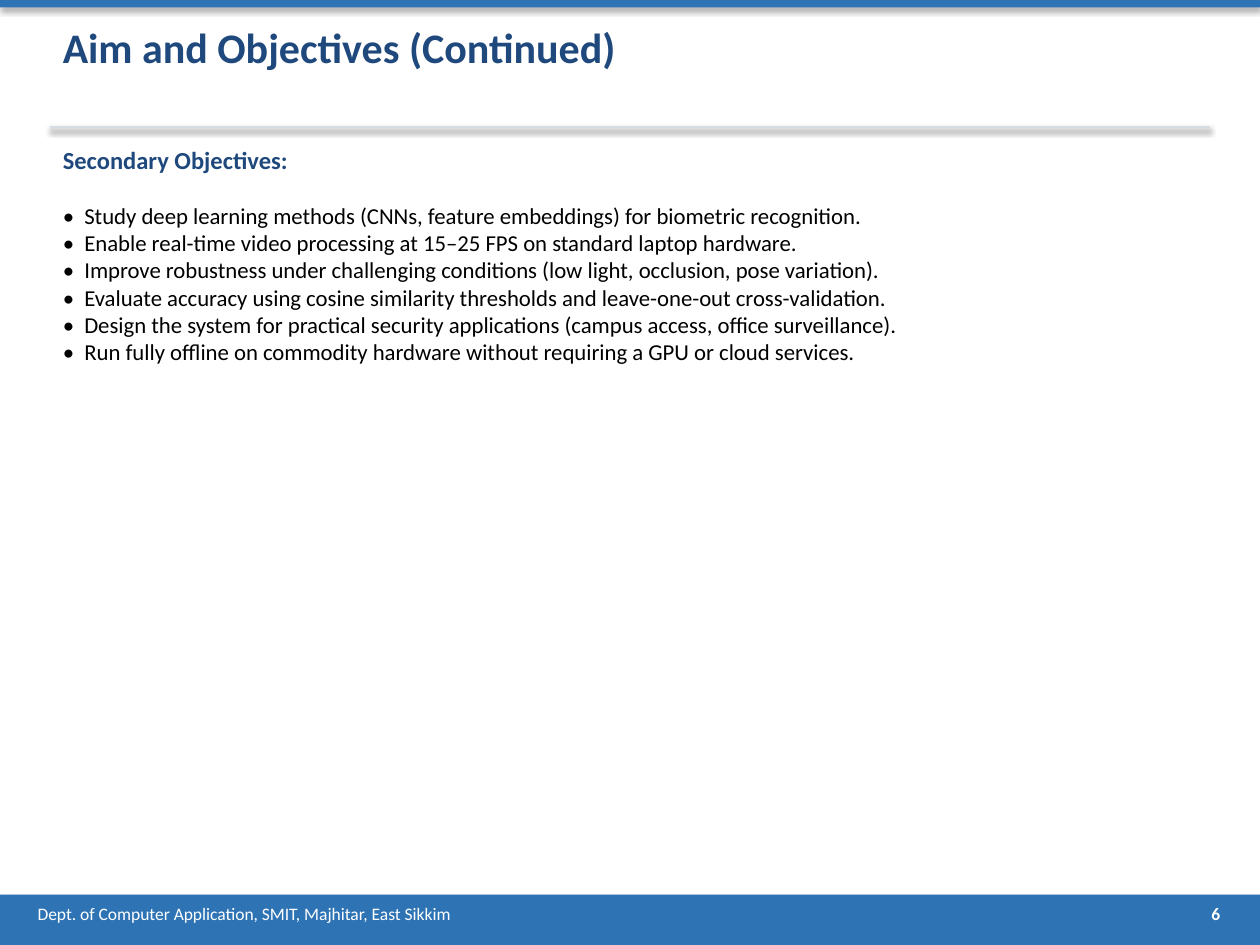
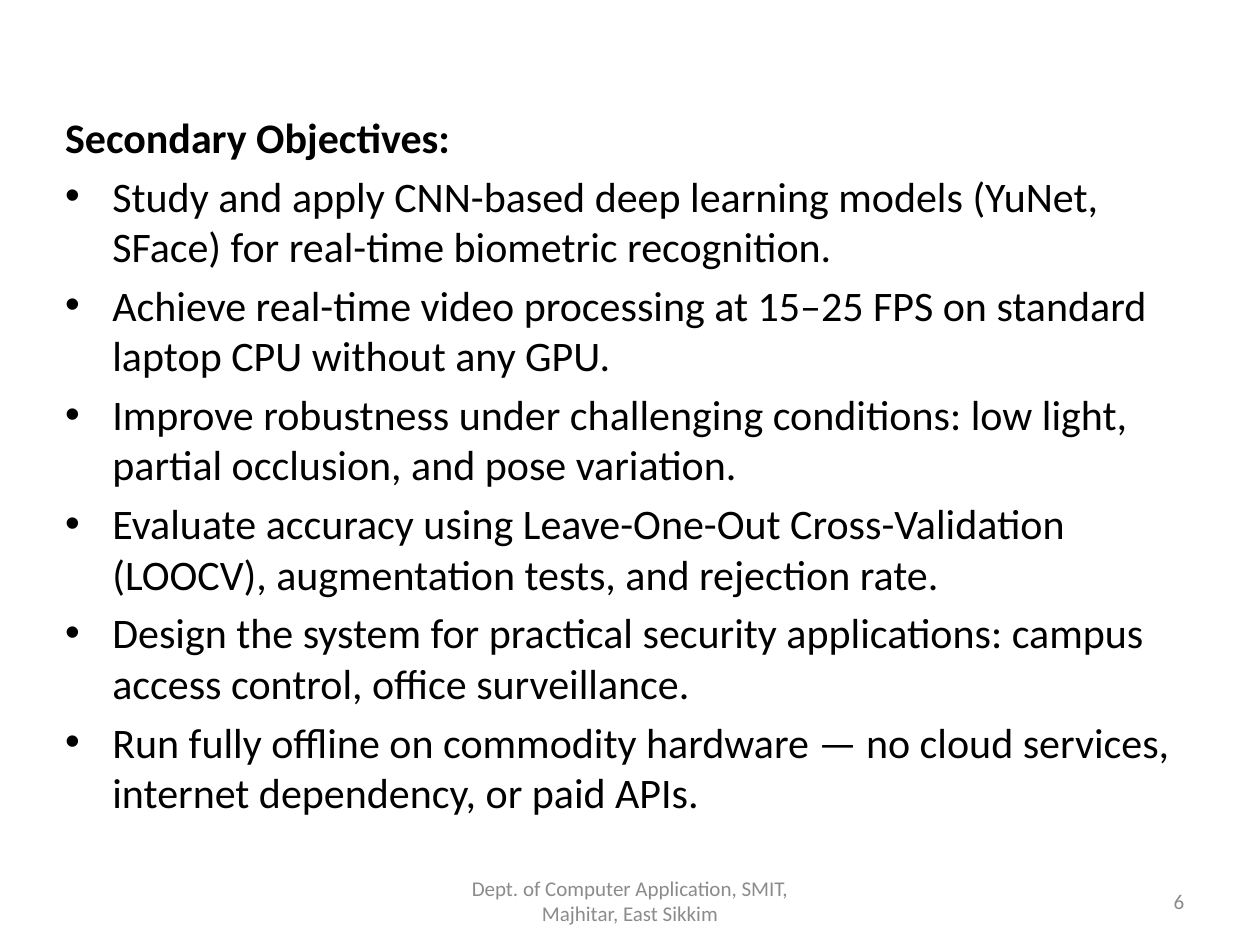
Before and after one commit to prageshdir/FACEE, a slide deck: slide 6 of FACEE_Presentation.pptx. Drawn at 1260x945 pixels with LibreOffice and Linux fonts; fonts in the diff are those of the drawing. Boxes give left, top, right and bottom in pixels: in the first picture for what was removed or moved away, otherwise in the second. Text is boxed around its words. In the diff, an @@ line names an element or a change of style, - is before the commit and + after.

```diff
--- a/FACEE_Presentation.pptx
+++ b/FACEE_Presentation.pptx
@@ rectangle removed at [0, 0, 1260, 8] @@
@@ text removed at [63, 32, 615, 70] @@
-Aim and Objectives (Continued)
@@ rectangle removed at [50, 126, 1210, 129] @@
@@ text at [65, 123, 1169, 765]: text changed; size 13 to 24 pt @@
-• Study deep learning methods (CNNs, feature embeddings) for biometric recognition.
-• Enable real-time video processing at 15–25 FPS on standard laptop hardware.
-• Improve robustness under challenging conditions (low light, occlusion, pose variation).
-• Evaluate accuracy using cosine similarity thresholds and leave-one-out cross-validation.
-• Design the system for practical security applications (campus access, office surveillance).
-• Run fully offline on commodity hardware without requiring a GPU or cloud services.
+Secondary Objectives:
+• Study and apply CNN-based deep learning models (YuNet, SFace) for real-time biometric recognition.
+• Achieve real-time video processing at 15–25 FPS on standard laptop CPU without any GPU.
+• Improve robustness under challenging conditions: low light, partial occlusion, and pose variation.
+• Evaluate accuracy using Leave-One-Out Cross-Validation (LOOCV), augmentation tests, and rejection rate.
+• Design the system for practical security applications: campus access control, office surveillance.
+• Run fully offline on commodity hardware — no cloud services, internet dependency, or paid APIs.
@@ text removed at [63, 151, 287, 173] @@
-Secondary Objectives:
@@ rectangle removed at [0, 895, 1260, 945] @@
@@ text "Dept. of Computer Application, SMIT, ...": place and size @@
-text "Dept. of Computer Application, SMIT, ..." at [38, 908, 451, 923]
+text "Dept. of Computer Application, SMIT, ..." at [472, 881, 788, 925]
@@ text "Dept. of Computer Application, SMIT, ..." at [472, 881, 788, 925]: size 10 to 12 pt, text colour #FFFFFF to #8C8C8C; alignment left to centre; vertical alignment top to middle @@
@@ page number: place and size @@
-page number at [1211, 908, 1220, 920]
+page number at [1174, 895, 1185, 909]
@@ page number at [1174, 895, 1185, 909]: size 10 to 12 pt, text colour #FFFFFF to #8C8C8C, bold off; alignment centre to right; vertical alignment top to middle @@
```
Also in this commit, not shown: 12 other slides changed, 15 slides added, 11 slides removed, 1 other file.
